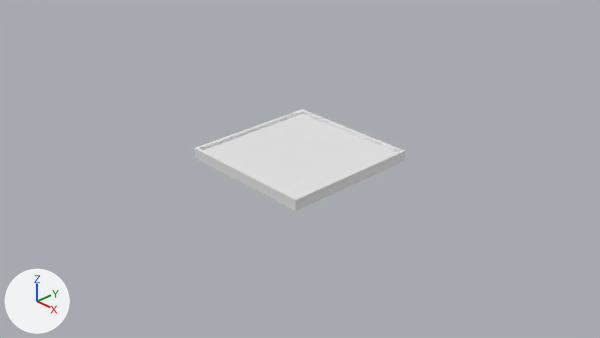
A saved change to the Blender file Blender/Obstacles/Spike/SpikeBoardTrap.blend.
One viewpoint serves both versions: the file's camera 'Camera'. Arrows for +X, +Y and +Z are at lower left; the lights stay in place.

Script lines for the objects in view, before the commit:
```python
mat_material = principled_material('Material')
mat_material.base_color = (0.8, 0.8, 0.8)  # white #e7e7e7
me_cube = bpy.data.meshes.new('Cube')
me_cube.from_pydata(...)  # 16 vertices, 14 faces; spans x -1.0..1.0, y -1.0..1.0, z -1.0..1.0
me_cube.materials.append(mat_material)  # white #e7e7e7
ob_cube = bpy.data.objects.new('Cube', me_cube)
ob_cube.location = (0.0, 0.0, 0.15)
ob_cube.scale = (1.0, 1.0, 0.075)
```
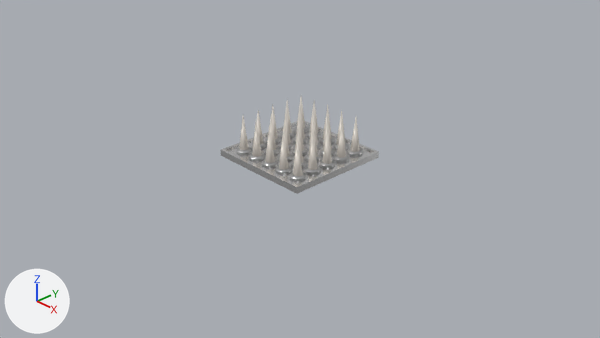
Commit message: design: Finished editting spike trap

What differs and where, as boxes (x1, y1, x2, y2) in the pictures (600 x 338 px):
'Cube', surface changed, reshaped, moved, rescaled (white to grey, 25% narrower)
    before: (194, 109, 405, 211)
    after: (221, 97, 379, 194)

What changed in the scene script:
```text
Change mat_material:
    mat_material.metallic: 0.0 -> 0.9
    mat_material.roughness: 0.5 -> 0.2
Add mat_material_002:
    mat_material_002 = principled_material('Material.002')
    mat_material_002.base_color = (0.4, 0.4, 0.4)  # grey #aaaaaa
    mat_material_002.metallic = 0.5
    mat_material_002.roughness = 0.3
Add mat_material_001:
    mat_material_001 = principled_material('Material.001')
    mat_material_001.base_color = (0.702, 0.655, 0.594)  # light grey #dad4cb
    mat_material_001.metallic = 0.2
Change me_cube:
    used by ob_cube; location = (0.0, 0.0, 0.15); scale = (1.0, 1.0, 0.075)
    remove me_cube.from_pydata(...)  # 16 vertices, 14 faces; spans x -1.0..1.0, y -1.0..1.0, z -1.0..1.0
    add me_cube.from_pydata(...)  # 8041 vertices, 7289 faces; spans x -11.33..11.33, y -11.33..11.33, z -0.32..2.01
    me_cube part 1: 16 vertices removed from x -1.0..1.0, y -1.0..1.0, z -1.0..1.0; 8041 vertices added at x -11.33..11.33, y -11.33..11.33, z -0.32..2.01
    add me_cube.materials.append(mat_material_001)  # light grey #dad4cb
    add me_cube.materials.append(mat_material_002)  # grey #aaaaaa
Change ob_cube:
    ob_cube.location: (0.0, 0.0, 0.15) -> (0.0, 0.0, 0.206)
    ob_cube.scale: (1.0, 1.0, 0.075) -> (0.0662, 0.0662, 0.267)
```
